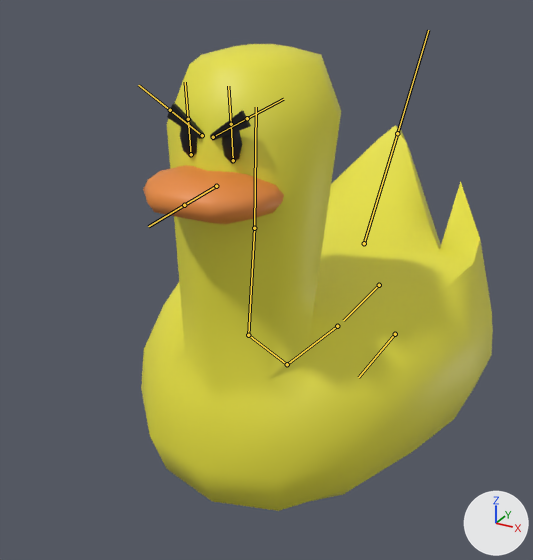
The FBX model Assets/3D/fbx/Duck.fbx, before and after one commit.
Both versions are drawn from a 50 mm lens placed at (1.34, -2.91, 2.27), pointed at (-0.12, -0.26, 0.94). The lights are fixed; the arrows at lower right show +X, +Y and +Z. The bones that bend it are drawn over the model as lines.

Objects in the first picture: 'Beak', 'DuckMeele', 'eyebrow', 'eyes'.
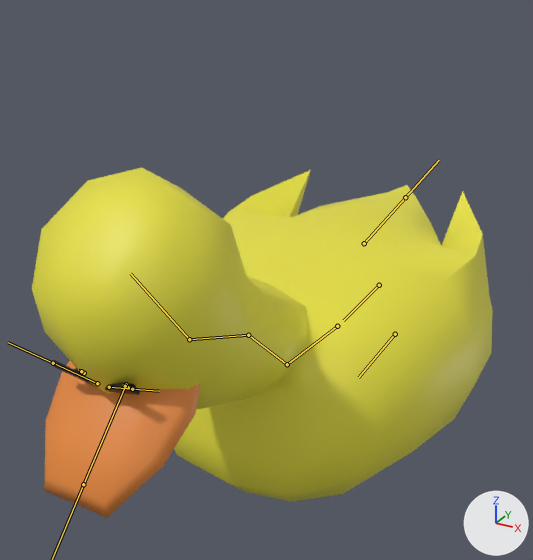
The newer file adds an action. The first version stands in its rest pose; the second is drawn at frame 18 of the action 'Armature|Attack_DuckMeele'.

What differs and where, as boxes [x1, y1, x2, y2] in the pictures (533 x 560 px):
'DuckMeele', posed (31% wider, 28% shorter): before [141, 44, 493, 511]; after [32, 167, 493, 502]
'Beak', posed: before [143, 165, 284, 224]; after [44, 361, 200, 518]
'eyebrow', posed (8% shorter): before [167, 103, 251, 141]; after [52, 360, 140, 395]
'eyes', posed: before [180, 117, 242, 163]; after [74, 368, 136, 388]
bone 'Neck', root to tip: before (248, 335) to (254, 228); after (248, 335) to (189, 339)
bone 'Head', root to tip: before (254, 228) to (256, 107); after (189, 339) to (130, 273)
bone 'Beak', root to tip: before (216, 186) to (184, 205); after (126, 384) to (83, 484)
bone 'Eye.R', root to tip: before (233, 160) to (231, 124); after (128, 387) to (125, 386)
bone 'Eye.L', root to tip: before (191, 154) to (188, 119); after (84, 373) to (81, 371)
bone 'Eyebrow.R', root to tip: before (213, 137) to (247, 118); after (109, 387) to (132, 389)
bone 'Eyebrow.L', root to tip: before (202, 135) to (170, 110); after (97, 383) to (53, 363)
bone 'Tail', root to tip: before (364, 243) to (397, 133); after (364, 243) to (405, 197)

The edits, one by one:
Bone 'Neck' (bone_neck) turns from (0, 0, 0) to (74, 0, 0) degrees about its own x, y and z.
Bone 'Head' (bone_head) moves from (0.0, 0.0, 0.0) to (0.0, 0.465, 0.065).
Bone 'Head' (bone_head) turns from (0, 0, 0) to (-33, 0, 0) degrees about its own x, y and z.
Bone 'Beak' (bone_beak) is rescaled from (1.0, 1.0, 1.0) to (1.0, 1.64, 1.0).
Bone 'Eye.R' (bone_eye_r) is rescaled from (1.0, 1.0, 1.0) to (1.0, 0.12, 1.0).
Bone 'Eye.L' (bone_eye_l) is rescaled from (1.0, 1.0, 1.0) to (1.0, 0.12, 1.0).
Bone 'Eyebrow.R' (bone_eyebrow_r) moves from (0.0, 0.0, 0.0) to (0.068, -0.038, 0.0).
Bone 'Eyebrow.L' (bone_eyebrow_l) moves from (0.0, 0.0, 0.0) to (-0.068, -0.038, 0.0).
Bone 'Tail' (bone_tail) turns from (0, 0, 0) to (-44, 0, 0) degrees about its own x, y and z.
